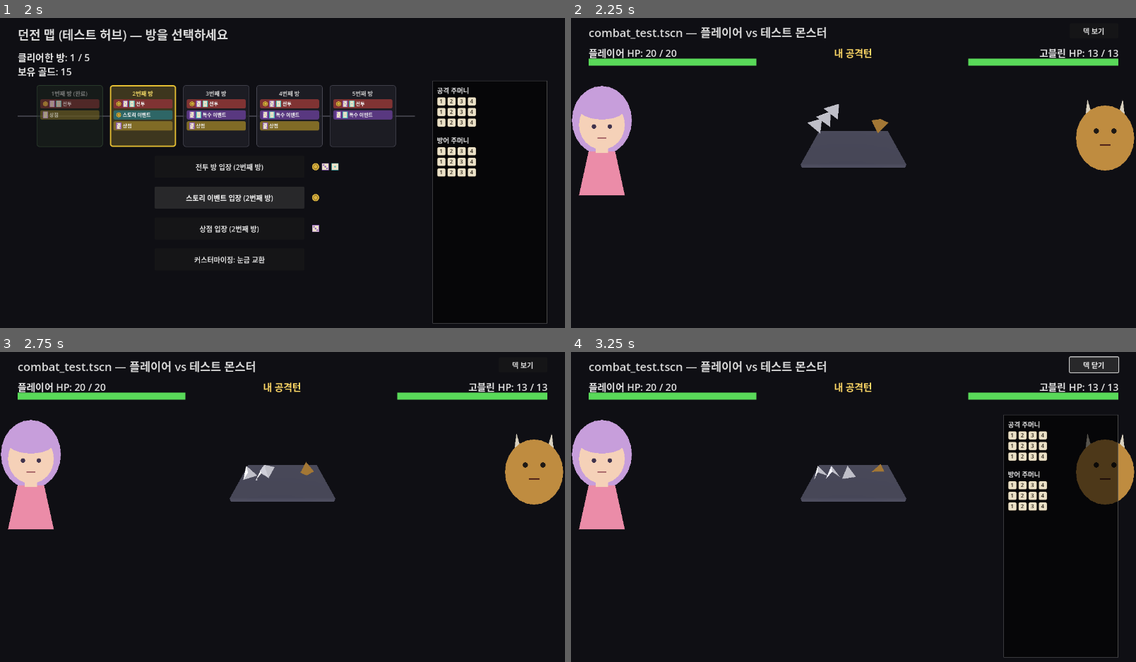
Above: before the commit, frames 1-4 (two rows, left to right).
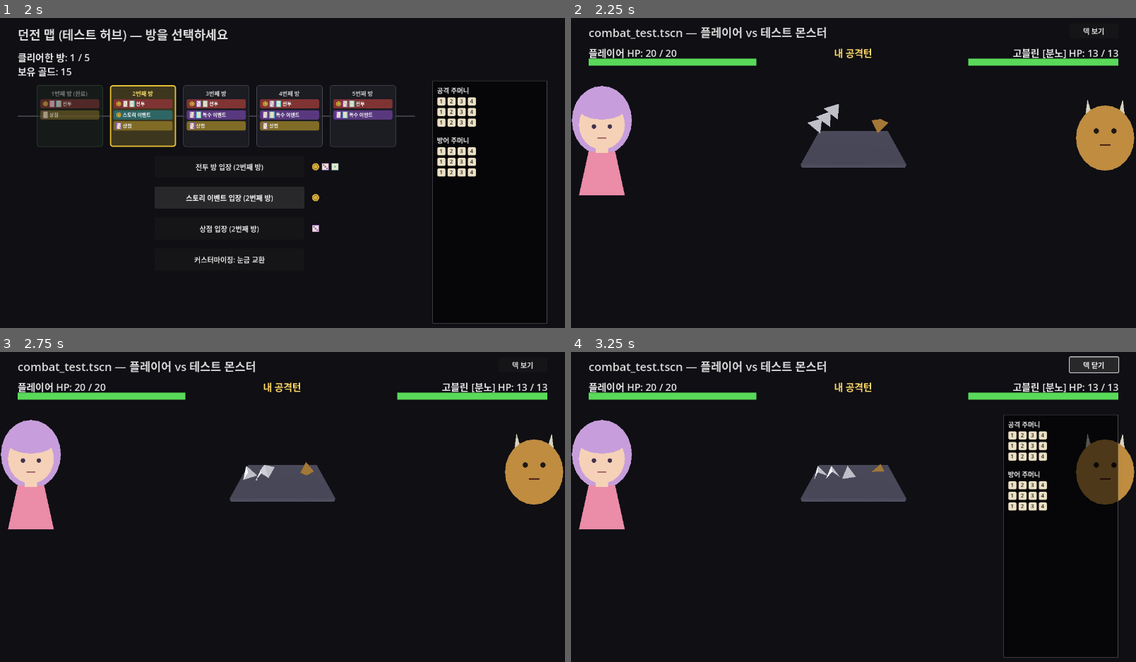
Above: after the commit, the same moments.

Repository: YGseok/ProjectD
Game: Godot game, scene res://code/scenes/story_event.tscn
Same seed, same stepped clock (60 frames per second), same inputs: the game is played once before the commit and once after it. This scene is started directly instead of the project's main scene.
Inputs:
- Up to frame 1 (2 s): click "샛길로 들어간다" at 0.5 s; click "계속" at 1.25 s
- Up to frame 2 (2.25 s): click "전투 방 입장 (2번째 방)" at 2 s
- Up to frame 3 (2.75 s): no input
- Up to frame 4 (3.25 s): click "덱 보기" at 2.75 s

Frame 1 is identical in both runs. In frame 2, 0.2% of the frame differs, in the area x 78-88%, y 9-13%; in frame 3, 0.2%; in frame 4, 0.2%.

Commit message:
feat: 몬스터 다이스 특이 특징 "분노 스택 -> D20" 구현 (3/3)
DiceBag.count_max_rolls()로 "다이스가 최댓값 면을 보여줄 때마다 스택 축적"을
구현하고, combat_test.gd에 전투 중 상태(monster_anger_stacks/pending)를 추가해
3스택 도달 시 다음 몬스터 공격 한 턴만 1D20으로 굴리도록 함. "고블린"에 시범
적용(이름에 "[분노]" 표시)으로 INBOX.md 몬스터 다이스 특이 특징 예시 3개(고정값/
min·max 전용/분노 스택) 전부 구현 완료. dice_test 회귀 스위트 82개 항목 PASS,
qa_out 스크린샷으로 D20 다이스 스폰 및 로그 문구가 다른 UI와 안 겹치는 것 확인.

Co-Authored-By: Claude Sonnet 5 <noreply@anthropic.com>

Diff:
--- a/code/scenes/combat_test.gd
+++ b/code/scenes/combat_test.gd
@@ -100,6 +100,18 @@
 var monster_defense_bag: DiceBag
 var monster_name := "몬스터"
 var monster_color := Color(1, 1, 1, 0)
+var monster_dice_gimmick := ""
+
+## "anger_stack" 기믹 전용 전투 중 상태(패배/승리로 씬이 끝나면 함께 사라짐, RunState에는
+## 저장 안 함 — 몬스터 개별 전투 한정 상태이므로). 몬스터가 공격턴에 자기 공격 다이스의
+## 최댓값 면을 ANGER_STACK_THRESHOLD번 보여주면(DiceBag.count_max_rolls() 참고) 다음
+## 공격턴 하나만 1D20으로 굴린다("주사위 값 x가 나올 때마다 분노 스택이 쌓여서 몇 개
+## 이상 쌓이면 다음 턴에 20면체 주사위를 돌린다"는 INBOX.md 예시를 그대로 구현 — x를
+## "그 다이스의 최댓값 면"으로 해석).
+var monster_anger_stacks := 0
+var monster_anger_pending := false
+const ANGER_STACK_THRESHOLD := 3
+const ANGER_DICE_SIDES := 20
 
 var battle_over := false
 var player_won := false
@@ -145,15 +157,16 @@
 ## (DESIGN.md에는 몬스터별 모양/색 자체가 아직 미정이라 잠정 목록).
 ##
 ## "dice_gimmick"(선택 필드): INBOX.md(2026-09-09) "몬스터별 다이스 특이 특징" 요청의
-## 예시 3개(고정값 다이스 / min·max만 있는 다이스 / 분노 스택 -> D20) 중, DiceBag의
-## 기존 API 조합만으로 새 상태 추적 없이 구현 가능한 2개("min_max_only", "fixed_value")를
-## 시범 적용함(가장 작고 독립적으로 검증 가능한 조각씩 나눠 진행). 몬스터별 성격
-## 기획(큐 8)이 아직 없어서 "이 몬스터가 왜 이 특징을 갖는지"는 근거가 없는 임시
-## 배정 — 성격 기획이 나오면 다시 배정할 수 있음. 남은 1개(분노 스택 -> D20)는
-## 매 턴 상태 추적·턴 로직 변경이 필요해 더 큰 작업이라 STATUS.md 큐로 남겨둠.
+## 예시 3개(고정값 다이스 / min·max만 있는 다이스 / 분노 스택 -> D20)를 전부 시범
+## 적용함(작고 독립적으로 검증 가능한 조각씩 나눠 진행). 몬스터별 성격 기획(큐 8)이
+## 아직 없어서 "이 몬스터가 왜 이 특징을 갖는지"는 근거가 없는 임시 배정 — 성격
+## 기획이 나오면 다시 배정할 수 있음. "anger_stack"(분노 스택 -> D20)은 매 턴 상태
+## 추적이 필요해 monster_anger_stacks/monster_anger_pending으로 전투 중에만 유지되는
+## 상태를 추가로 둠(_do_exchange() 참고) — 새 몬스터 배정이 아니라 기존 3종 중 아직
+## 기믹이 없던 "고블린"에 적용.
 const MONSTER_PROFILES := [
 	{"name": "슬라임", "color": Color(0.35, 0.85, 0.4)},
-	{"name": "고블린", "color": Color(0.75, 0.55, 0.25)},
+	{"name": "고블린", "color": Color(0.75, 0.55, 0.25), "dice_gimmick": "anger_stack"},
 	{"name": "해골 전사", "color": Color(0.85, 0.85, 0.8)},
 	{"name": "오크", "color": Color(0.3, 0.55, 0.3), "dice_gimmick": "fixed_value"},
 	{"name": "다크 나이트", "color": Color(0.55, 0.25, 0.75), "dice_gimmick": "min_max_only"},
@@ -196,6 +209,8 @@
 		# 필요). 예: D6 -> ceil(7/2) = 4.
 		gimmick_value = int(ceil((dice_sides + 1) / 2.0))
 		name_text += " [고정값 %d]" % gimmick_value
+	elif gimmick == "anger_stack":
+		name_text += " [분노]"
 	return {
 		"attack_count": 2 + int(room_index / 2.0),
 		"defense_count": 1 + int(room_index / 3.0),
@@ -227,12 +242,15 @@
 	var monster_sides: int = config["dice_sides"]
 	monster_attack_bag = DiceBag.new(monster_sides, config["attack_count"])
 	monster_defense_bag = DiceBag.new(monster_sides, config["defense_count"])
-	if config["dice_gimmick"] == "min_max_only":
+	monster_dice_gimmick = config["dice_gimmick"]
+	if monster_dice_gimmick == "min_max_only":
 		monster_attack_bag.force_min_max_faces()
 		monster_defense_bag.force_min_max_faces()
-	elif config["dice_gimmick"] == "fixed_value":
+	elif monster_dice_gimmick == "fixed_value":
 		monster_attack_bag.force_fixed_value(config["dice_gimmick_value"])
 		monster_defense_bag.force_fixed_value(config["dice_gimmick_value"])
+	monster_anger_stacks = 0
+	monster_anger_pending = false
 	monster_max_hp = config["max_hp"]
 	monster_hp = monster_max_hp
 	monster_name = config["name"]
@@ -281,7 +299,18 @@
 ## is_player_attacking == true  -> 내 공격턴 (플레이어 공격 주머니 vs 몬스터 방어 주머니)
 ## is_player_attacking == false -> 몬스터 공격턴 (몬스터 공격 주머니 vs 플레이어 방어 주머니)
 func _do_exchange(is_player_attacking: bool) -> void:
-	var atk_bag: DiceBag = RunState.player_attack_bag if is_player_attacking else monster_attack_bag
+	# "anger_stack" 기믹이 이전 몬스터 공격턴에 임계치를 채웠으면, 이번 몬스터 공격턴은
+	# 평소 monster_attack_bag 대신 1D20 임시 주머니로 굴린다(다음 문단에서 스택 집계 시
+	# used_anger_dice로 구분해 이 굴림 자체는 다시 스택을 쌓지 않게 함).
+	var used_anger_dice := false
+	var atk_bag: DiceBag
+	if is_player_attacking:
+		atk_bag = RunState.player_attack_bag
+	elif monster_dice_gimmick == "anger_stack" and monster_anger_pending:
+		atk_bag = DiceBag.new(ANGER_DICE_SIDES, 1)
+		used_anger_dice = true
+	else:
+		atk_bag = monster_attack_bag
 	var def_bag: DiceBag = monster_defense_bag if is_player_attacking else RunState.player_defense_bag
 
 	turn_label.text = "내 공격턴" if is_player_attacking else "몬스터 공격턴 (내 방어턴)"
@@ -318,6 +347,20 @@
 		_append_log("몬스터 공격 %d vs 플레이어 방어 %d -> 데미지 %d (플레이어 HP %d)" % [atk_total, def_total, dmg, player_hp])
 		monster_portrait.set_expression("happy")
 		player_portrait.set_expression("hurt" if dmg > 0 else "neutral")
+
+	if not is_player_attacking and monster_dice_gimmick == "anger_stack":
+		if used_anger_dice:
+			monster_anger_stacks = 0
+			monster_anger_pending = false
+			_append_log("분노가 가라앉았다 (분노 스택 초기화)")
+		else:
+			var max_hits: int = monster_attack_bag.count_max_rolls(atk_values)
+			if max_hits > 0:
+				monster_anger_stacks += max_hits
+				_append_log("몬스터 분노 스택 +%d (%d/%d)" % [max_hits, monster_anger_stacks, ANGER_STACK_THRESHOLD])
+				if monster_anger_stacks >= ANGER_STACK_THRESHOLD:
+					monster_anger_pending = true
+					_append_log("몬스터가 분노했다! 다음 공격은 20면체 주사위로 굴린다")
 
 	_update_labels()
 
@@ -876,6 +919,35 @@
 	_debug_show_monster_dice_for_room(4)
 
 
+## GAME_QA_CALL 전용 — "anger_stack" 기믹이 임계치(ANGER_STACK_THRESHOLD)에 도달해
+## 다음 몬스터 공격이 1D20으로 바뀌는 상태를 보여준다. 실제 트리거는 몬스터 공격 다이스가
+## 우연히 최댓값 면을 여러 번 보여줘야 하는 확률적 사건이라 한 프레임짜리 QA 캡처로는
+## 재현을 기다릴 수 없고, GAME_QA_CALL은 _do_exchange()의 await 체인이 끝나기 전에
+## 스크린샷을 찍어버리므로(한 프레임만 대기) 다른 _debug_show_* 훅들과 같은 패턴으로
+## D20 다이스를 직접 얼려서 스폰해 모양/재질/문구만 확인한다.
+func _debug_show_anger_dice() -> void:
+	monster_dice_gimmick = "anger_stack"
+	monster_anger_stacks = ANGER_STACK_THRESHOLD
+	monster_anger_pending = true
+	monster_name = "고블린 [분노]"
+	_clear_dice()
+	var die := DieScene.instantiate()
+	die.sides = ANGER_DICE_SIDES
+	die.color_override = monster_color
+	var material := _material_for_sides(ANGER_DICE_SIDES)
+	if material != null:
+		die.material = material
+	dice_root.add_child(die)
+	die.transform = Transform3D(Basis(), Vector3(-1.0, 1.0, 0))
+	die.freeze = true
+	die.rotation = Vector3(0.5, 0.6, 0.0)
+	# 실제 _do_exchange()와 동일하게 turn_label이 아니라 로그(_append_log)로 알린다 —
+	# turn_label은 짧은 "누구 턴인지"만 담당하는 자리(폭 400px, 중앙 정렬)라 이 문구처럼
+	# 긴 텍스트를 넣으면 옆의 MonsterHPLabel과 시각적으로 붐빌 수 있음.
+	_append_log("몬스터가 분노했다! 다음 공격은 20면체 주사위로 굴린다")
+	_update_labels()
+
+
 ## QA 전용 래퍼 — 패배 시 표정(플레이어 분노, 몬스터 기쁨)을 스크린샷으로 확인하기
 ## 위함. randi() 기반 분노/슬픔 분기 중 "분노" 쪽을 강제로 보여준다.
 func _debug_show_defeat_expressions() -> void:
--- a/code/scenes/dice_test.gd
+++ b/code/scenes/dice_test.gd
@@ -528,17 +528,38 @@
 	return ok
 
 
-## dice_bag.gd의 force_min_max_faces()/force_fixed_value()는 INBOX.md 피드백(2026-09-09,
-## "몬스터별 다이스 특이 특징" 예시 중 "모든 주사위 눈이 min과 max로만 이루어져 있다"와
-## "주사위 값 x가 고정 데미지로 들어간다")를 구현한 것이다. combat_test.gd는
-## force_min_max_faces()를 "다크 나이트"(MONSTER_PROFILES 5번째, dice_gimmick=
-## "min_max_only", room_index=4)에, force_fixed_value()를 "오크"(4번째, dice_gimmick=
-## "fixed_value", room_index=3)에 각각 시범 적용한다 — 서로 다른 방에서만 켜지고, 다른
-## 방(예: room0 슬라임)은 그대로 표준 다이스여야 한다. min_max_only는 300회 반복 굴림으로
-## 중간값이 단 한 번도 안 나오는지, fixed_value는 매번 지정한 값만 나오는지까지 직접
-## 확인한다.
+## dice_bag.gd의 force_min_max_faces()/force_fixed_value()/count_max_rolls()는 INBOX.md
+## 피드백(2026-09-09, "몬스터별 다이스 특이 특징" 예시 3개: "모든 주사위 눈이 min과
+## max로만 이루어져 있다" / "주사위 값 x가 고정 데미지로 들어간다" / "주사위 x가 나올
+## 때마다 분노 스택이 쌓여서 몇 개 이상이면 다음 턴에 20면체를 돌린다")를 구현한 것이다.
+## combat_test.gd는 force_min_max_faces()를 "다크 나이트"(MONSTER_PROFILES 5번째,
+## dice_gimmick="min_max_only", room_index=4)에, force_fixed_value()를 "오크"(4번째,
+## dice_gimmick="fixed_value", room_index=3)에, count_max_rolls() 기반 분노 스택 집계를
+## "고블린"(2번째, dice_gimmick="anger_stack", room_index=1)에 각각 시범 적용한다 —
+## 서로 다른 방에서만 켜지고, 다른 방(예: room0 슬라임)은 그대로 표준 다이스여야 한다.
+## min_max_only는 300회 반복 굴림으로 중간값이 단 한 번도 안 나오는지, fixed_value는
+## 매번 지정한 값만 나오는지까지 직접 확인한다. anger_stack의 "다음 턴 D20 전환"
+## 자체(monster_anger_pending 소비, _do_exchange())는 @onready 씬 노드가 필요해 이
+## 함수에서는 순수 로직(count_max_rolls, config 배정)만 확인하고, 실제 전투 진행은
+## qa_out 스크린샷으로 별도 검증한다.
 func _check_monster_dice_gimmick(lines: PackedStringArray) -> bool:
 	var ok := true
+
+	# count_max_rolls(): D6x3 표준 주머니에서 각 다이스가 "자신의 최댓값 면(6)"을
+	# 보여줬는지 센다 — 몬스터별 굴림 결과가 아니라 임의로 만든 values로 직접 확인.
+	var cm_bag := DiceBag.new(6, 3)
+	var cm_hits := cm_bag.count_max_rolls([6, 3, 6])
+	var cm_ok: bool = cm_hits == 2
+	ok = cm_ok and ok
+	lines.append("  count_max_rolls(D6x3, [6,3,6]): hits=%d (기대 2) -> %s" % [
+		cm_hits, "OK" if cm_ok else "FAIL"
+	])
+	var cm_none_hits := cm_bag.count_max_rolls([1, 2, 5])
+	var cm_none_ok: bool = cm_none_hits == 0
+	ok = cm_none_ok and ok
+	lines.append("  count_max_rolls(D6x3, [1,2,5]): hits=%d (기대 0) -> %s" % [
+		cm_none_hits, "OK" if cm_none_ok else "FAIL"
+	])
 
 	# force_min_max_faces(): D6x1의 면 값이 [1,1,1,6,6,6]처럼 절반은 min(1)/절반은
 	# max(6)로만 구성돼야 한다(중간값 2~5 제거). min_possible/max_possible은 원래 다이스와
@@ -616,6 +637,15 @@
 		room3_config["dice_gimmick"], room3_config["dice_gimmick_value"], room3_config["name"],
 		"OK" if room3_ok else "FAIL"
 	])
+
+	# room1(고블린)만 anger_stack gimmick이 켜지고 이름에 "[분노]"가 붙어야 하며, room0/3/4와
+	# 서로 영향 없이 독립적으로 동작해야 한다.
+	var room1_config = combat._monster_config_for_room(1)
+	var room1_ok: bool = room1_config["dice_gimmick"] == "anger_stack" and room1_config["name"] == "고블린 [분노]"
+	ok = room1_ok and ok
+	lines.append("  room1 config: dice_gimmick=%s name=%s (기대 anger_stack, '고블린 [분노]') -> %s" % [
+		room1_config["dice_gimmick"], room1_config["name"], "OK" if room1_ok else "FAIL"
+	])
 	combat.free()
 
 	return ok
--- a/code/systems/dice_bag.gd
+++ b/code/systems/dice_bag.gd
@@ -105,6 +105,25 @@
 			dice[d][i] = value
 
 
+## 몬스터 특이 다이스 특징(INBOX.md 2026-09-09 예시: "주사위 값 x가 나올 때마다 분노
+## 스택이 쌓인다")에서 쓰는 헬퍼. "x"를 "그 다이스의 최댓값 면"으로 해석해, 이번 굴림
+## (roll_detailed()가 반환한 것과 같은 순서/길이의 values)에서 몇 개의 다이스가 자신의
+## 최댓값 면을 보여줬는지 센다. 별도 상태 없이 순수 계산만 하므로 호출부(combat_test.gd)가
+## 그 결과로 스택을 얼마나 쌓을지 직접 관리한다.
+func count_max_rolls(values: Array) -> int:
+	var hits := 0
+	for i in dice.size():
+		if i >= values.size():
+			continue
+		var faces := dice[i]
+		var m: int = faces[0]
+		for v in faces:
+			m = max(m, v)
+		if values[i] == m:
+			hits += 1
+	return hits
+
+
 var count: int:
 	get:
 		return dice.size()
Not shown, changed: docs/INBOX_ARCHIVE.md
Not shown, changed: docs/STATUS.md
Not shown, changed: docs/STATUS_ARCHIVE.md
Not shown, changed: docs/feedback/INBOX.md
